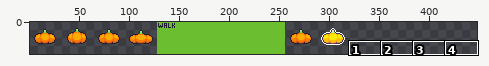
Pixel-art file -- gfx/pumpkin.aseprite. The first picture is a wide view before the edit; the outline marks the close-up.
Close-up. Before the edit:
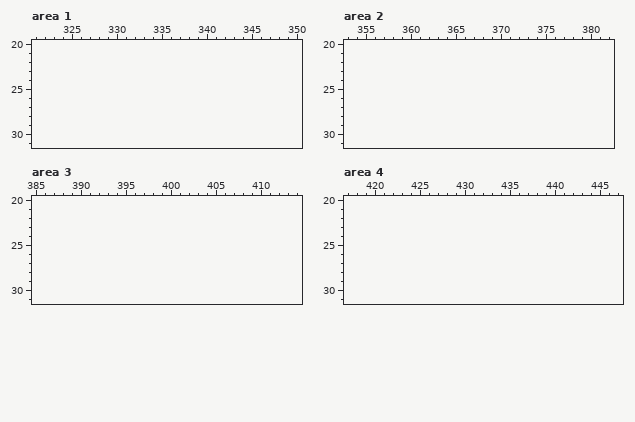
320x32 pixels, 1 frame. Shown: area 1: x 321..350, y 20..31; area 2: x 353..382, y 20..31; area 3: x 385..414, y 20..31; area 4: x 417..447, y 20..31. The old version is drawn lined up with the new one, on the new canvas. The wide view leaves out empty margins. The commit also changed other parts of the picture, which this record leaves out.
The result:
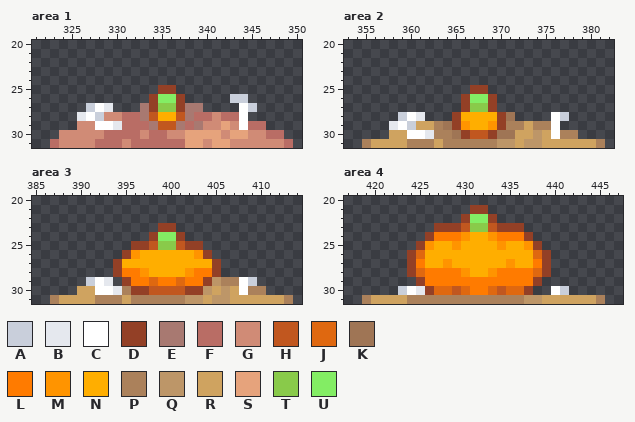
Palette (. is transparent): A #c9cfdb  B #e5e8ee  C #ffffff  D #934026  E #a87971  F #b96d65  G #d08b76  H #c1571f  J #df6810  K #9f7555  L #ff7b00  M #ff9400  N #ffae00  P #ab815b  Q #bd9668  R #cfa360  S #e6a37c  T #89ca4a  U #83ed64
The exact change:
canvas 320x32 -> 448x32
Area 1:
y 25: x 335..336 .. -> DD
y 26: x 334..337 .... -> DUUD; x 343..344 .. -> AA
y 27: x 327..329 ... -> ACB; x 333..339 ....... -> EDTTDEE; x 344..345 .. -> CA
y 28: x 326..344 ................... -> BCAGGFFEHNNHEFFGFFC
y 29: x 326..346 ..................... -> GGCCBFFFEHHEFEGGSGCFF
y 30: x 324..348 ......................... -> GGGGGFFFFGFFGGSSSSGSSGGFF
y 31: x 323..349 ........................... -> FGGGGFFFGFFFFFFSSGSSGGGGGGF
Area 2:
y 25: x 367..368 .. -> DD
y 26: x 366..369 .... -> DUUD
y 27: x 366..369 .... -> DTTD
y 28: x 359..361 ... -> ACB; x 365..371 ....... -> DNNNNDK; x 376..377 .. -> CA
y 29: x 358..376 ................... -> BCARRPKDMNNMDPPRPPC
y 30: x 358..378 ..................... -> RRCCBPPKDHHDKKRRQRCPP
y 31: x 355..381 ........................... -> PRRRRPPPRPPPPPPQQRQQRRRRRRP
Area 3:
y 23: x 399..400 .. -> DD
y 24: x 398..401 .... -> DUUD
y 25: x 396..403 ........ -> DDHTTHDD
y 26: x 395..404 .......... -> DMNNNNNNMD
y 27: x 394..405 ............ -> DNNNNNNNNNND
y 28: x 394..405 ............ -> DLLMNNNNMLLD
y 29: x 391..393 ... -> ACB; x 395..409 ............... -> DLLJLLJLLDQPPCA
y 30: x 390..410 ..................... -> RRCCBPDDHHHHDDQRQRCPP
y 31: x 387..413 ........................... -> PRRRRPPPRPPPPPPQQRQQRRRRRRP
Area 4:
y 21: x 431..432 .. -> DD
y 22: x 430..433 .... -> DUUD
y 23: x 427..436 .......... -> DDDHTTHDDD
y 24: x 426..437 ............ -> DLLLMNNMLLLD
y 25: x 425..438 .............. -> DMNNMNNNNMNNMD
y 26: x 424..439 ................ -> DJNNNNNNNNNNNNJD
y 27: x 424..439 ................ -> DLNNMNNNNNNMNNLD
y 28: x 424..439 ................ -> DJLLLLMNNMLLLLJD
y 29: x 425..438 .............. -> DLLLLLLLLLLLLD
y 30: x 423..437 ............... -> ACBDJJHJLLJHJJD; x 440..441 .. -> CA
y 31: x 419..445 ........................... -> PRRRRPPPPPPPPPPPPPQQRRRRRRP
